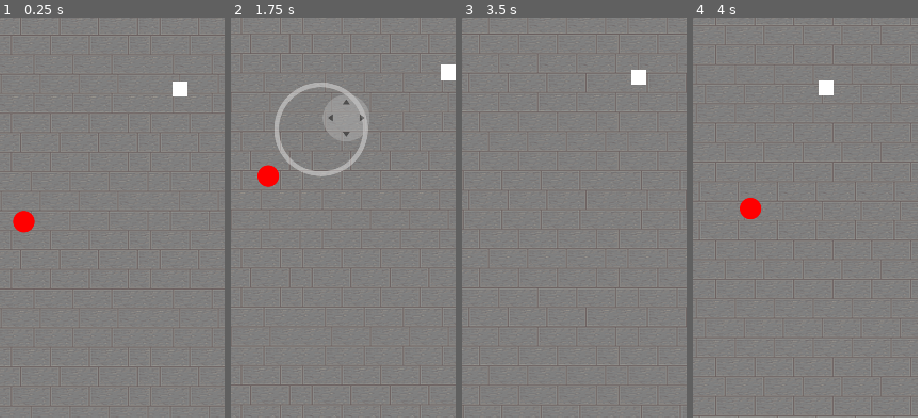
Above: before the commit, frames 1-4 (left to right).
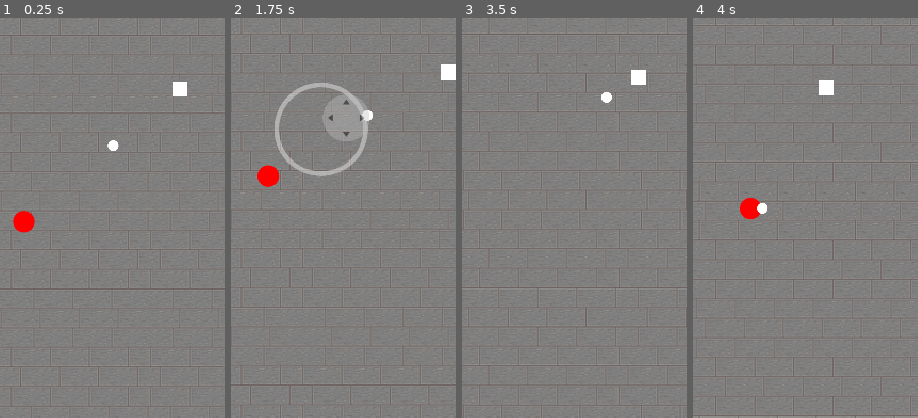
Above: after the commit, the same moments.

Repository: lucaswehmuth/zenrush
Game: Godot game, scene res://scenes/world.tscn
Two runs of this game, one before a commit and one after it. Both use one fixed random seed, a clock stepped at 60 frames per second and the inputs below.
Inputs (mouse positions are % of the whole screen's width and height, from its top left):
- Up to frame 1 (0.25 s): no input
- Up to frame 2 (1.75 s): move the mouse to (72, 45) at 0.52 s; hold D (move_right) 0.53-1.25 s; click (72, 45) at 0.67 s; drag from (30, 55) to (50, 50) at 1.27 s
- Up to frame 3 (3.5 s): move the mouse to (60, 28) at 2.02 s; hold D (move_right) 2.03-2.75 s; drag from (45, 70) to (20, 35) at 2.77 s
- Up to frame 4 (4 s): move the mouse to (80, 65) at 3.52 s; hold A (move_left) from 3.53 s (still down)
The pictures show only the part of the screen within x 10-60%, y 41-91%; the shares and areas given below are measured in that part.

The runs differ from the first frame. In frame 1, 0.1% of the frame differs, in the area x 47-53%, y 30-34%; in frame 2, 0.1%, in the area x 58-64%, y 23-26%; in frame 3, 0.1%; in frame 4, 0.1%.

Commit message:
Added base projectile scene and script

Diff:
--- /dev/null
+++ b/scenes/attacks/base_projectile.gd
@@ -0,0 +1,30 @@
+class_name BaseProjectile
+extends Area2D
+
+@export var speed: float = 400.0
+@export var damage: float = 10.0
+#@export var max_lifetime: float = 3.0
+
+var direction: Vector2 = Vector2.ZERO
+var lifetime: float = 0.0
+
+func _ready() -> void:
+	body_entered.connect(_on_body_entered)
+
+func _physics_process(delta: float) -> void:
+	position += direction * speed * delta
+	#lifetime += delta
+	#if lifetime >= max_lifetime:
+		#queue_free()
+
+func init(spawn_position: Vector2, target_direction: Vector2) -> void:
+	global_position = spawn_position
+	direction = target_direction.normalized()
+
+func _on_body_entered(body: Node2D) -> void:
+	if body is BaseEnemy:
+		body.take_damage(damage)
+		queue_free()
+
+func _on_visible_on_screen_notifier_2d_screen_exited() -> void:
+	queue_free()
--- /dev/null
+++ b/scenes/attacks/base_projectile.tscn
@@ -0,0 +1,22 @@
+[gd_scene format=3 uid="uid://bbwmjpb5q3yv"]
+
+[ext_resource type="Script" uid="uid://c7v3urjvxrsgb" path="res://scenes/attacks/base_projectile.gd" id="1_8uhb8"]
+[ext_resource type="Texture2D" uid="uid://cn1p3fsbee106" path="res://assets/Circle.png" id="1_lsj14"]
+
+[sub_resource type="CircleShape2D" id="CircleShape2D_066bh"]
+radius = 6.0827627
+
+[node name="BaseProjectile" type="Area2D" unique_id=1633631622]
+script = ExtResource("1_8uhb8")
+
+[node name="Sprite2D" type="Sprite2D" parent="." unique_id=926345134]
+scale = Vector2(0.1, 0.1)
+texture = ExtResource("1_lsj14")
+
+[node name="CollisionShape2D" type="CollisionShape2D" parent="." unique_id=1760543915]
+position = Vector2(0, 0.2)
+shape = SubResource("CircleShape2D_066bh")
+
+[node name="VisibleOnScreenNotifier2D" type="VisibleOnScreenNotifier2D" parent="." unique_id=1448370340]
+
+[connection signal="screen_exited" from="VisibleOnScreenNotifier2D" to="." method="_on_visible_on_screen_notifier_2d_screen_exited"]
--- a/scenes/enemies/base_enemy.gd
+++ b/scenes/enemies/base_enemy.gd
@@ -28,6 +28,7 @@
 
 func take_damage(amount: float) -> void:
 	current_health -= amount
+	print("took damage - current_health =", current_health)
 	if current_health <= 0.0:
 		die()
 
--- a/scenes/player.gd
+++ b/scenes/player.gd
@@ -3,7 +3,42 @@
 const SPEED = 300.0
 var input_vector = Vector2.ZERO
 
+@export var projectile_scene: PackedScene
+@export var attack_range: float = 300.0
+@export var attack_cooldown: float = 0.8
+var attack_timer: float = 0.0
+
 func _physics_process(delta: float) -> void:
 	input_vector = Input.get_vector("move_left", "move_right", "move_up", "move_down")
 	velocity = input_vector * SPEED
+
+	attack_timer -= delta
+	if attack_timer <= 0.0:
+		var target = _get_nearest_enemy()
+		if target:
+			print(target)
+			_shoot(target)
+			attack_timer = attack_cooldown
+
 	move_and_slide()
+
+func _shoot(target: BaseEnemy) -> void:
+	if not projectile_scene:
+		return
+	var projectile = projectile_scene.instantiate()
+	get_tree().root.add_child(projectile)
+	var direction = (target.global_position - global_position).normalized()
+	projectile.init(global_position, direction)
+
+func _get_nearest_enemy() -> BaseEnemy:
+	var enemies = get_tree().get_nodes_in_group("enemy")
+	var nearest: BaseEnemy = null
+	var nearest_dist = attack_range
+
+	for enemy in enemies:
+		var dist = global_position.distance_to(enemy.global_position)
+		if dist < nearest_dist:
+			nearest_dist = dist
+			nearest = enemy
+
+	return nearest
--- a/scenes/player.tscn
+++ b/scenes/player.tscn
@@ -2,6 +2,7 @@
 
 [ext_resource type="Texture2D" uid="uid://dpbebwp3hlgm0" path="res://assets/Square.png" id="1_3vyb7"]
 [ext_resource type="Script" uid="uid://bf5x8mssenyra" path="res://scenes/player.gd" id="1_g2els"]
+[ext_resource type="PackedScene" uid="uid://bbwmjpb5q3yv" path="res://scenes/attacks/base_projectile.tscn" id="2_qhqgy"]
 
 [sub_resource type="RectangleShape2D" id="RectangleShape2D_3vyb7"]
 size = Vector2(16, 16)
@@ -11,6 +12,7 @@
 
 [node name="Player" type="CharacterBody2D" unique_id=423775517 groups=["player"]]
 script = ExtResource("1_g2els")
+projectile_scene = ExtResource("2_qhqgy")
 
 [node name="CollisionShape2D" type="CollisionShape2D" parent="." unique_id=1041444123]
 shape = SubResource("RectangleShape2D_3vyb7")
Not shown, added: scenes/attacks/base_projectile.gd.uid
